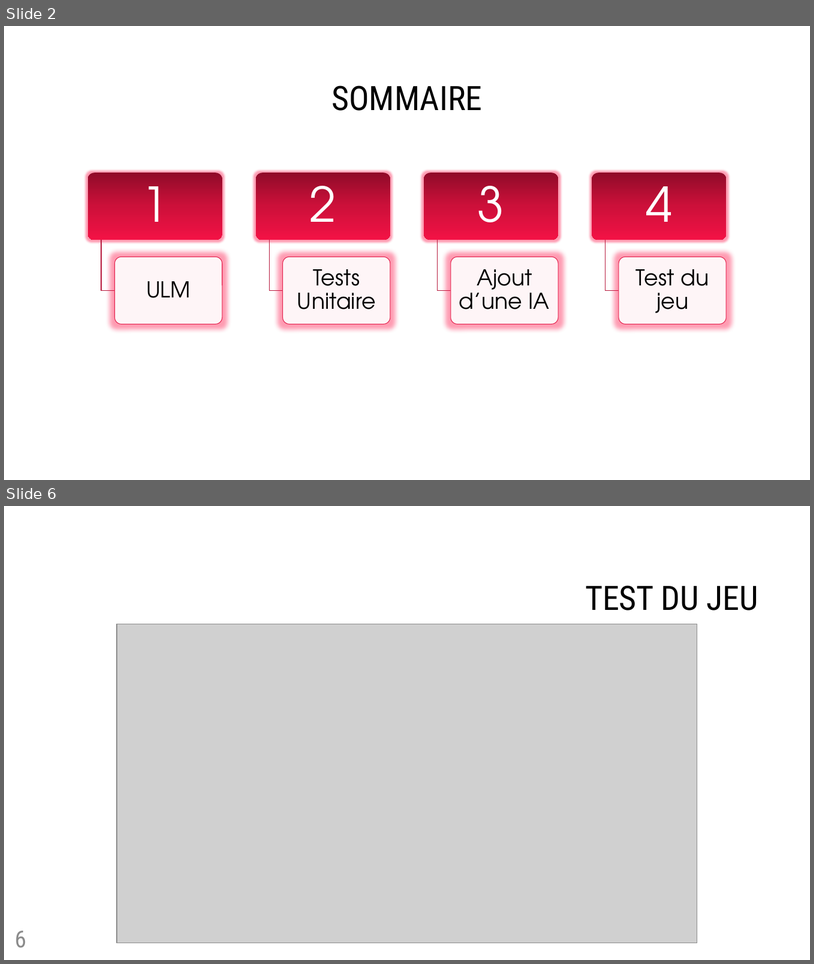
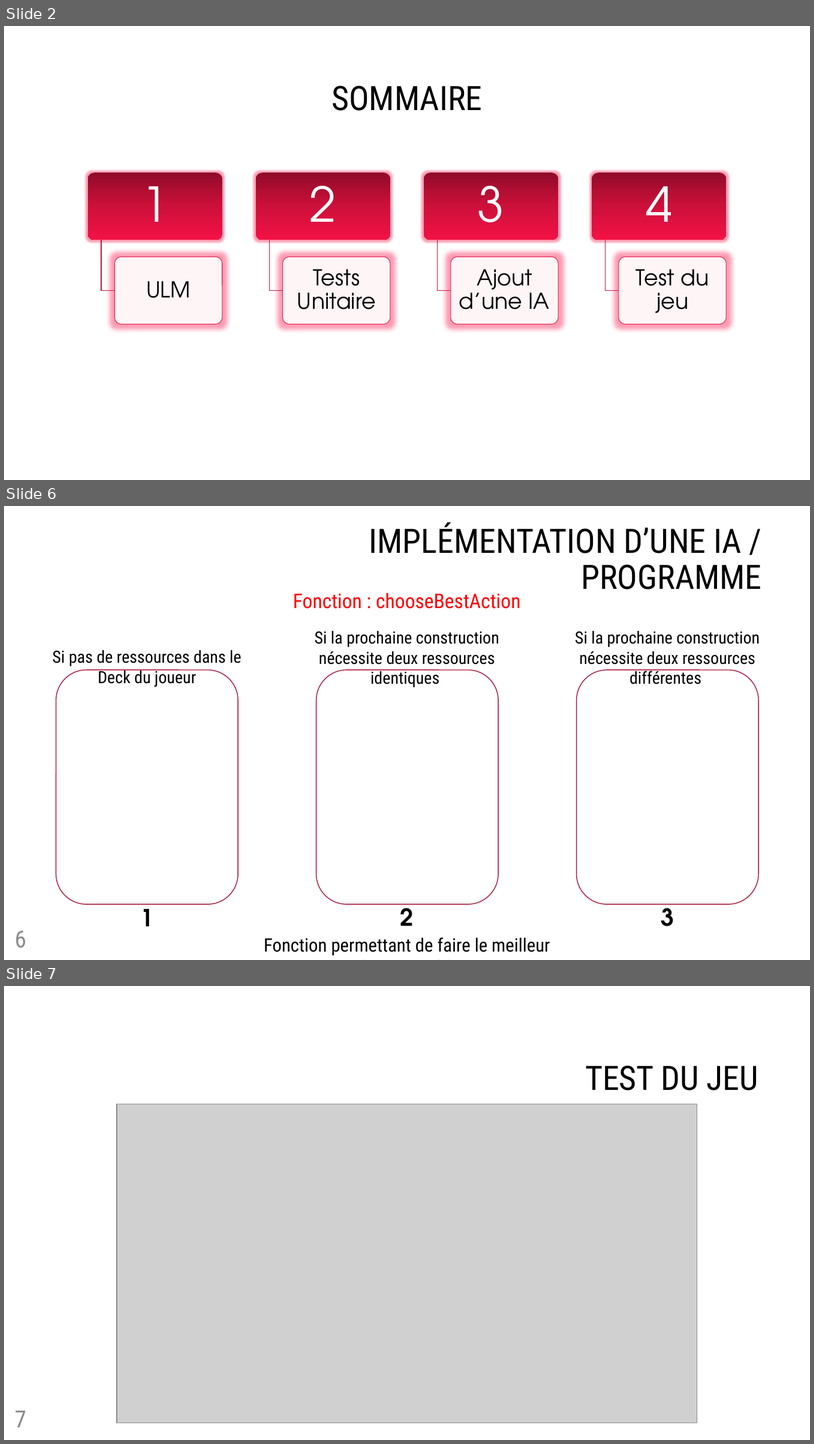
Before and after one commit to Sofiane-Sif/7WondersArchitect, a slide deck: Soutenance-Java.pptx. Shown one above the other, each under a label of ours: slides 2 and 6 before the commit, slides 2, 6 and 7 after it; the slides between them are not shown. The pictures are 814x964 and 814x1444 pixels, drawn with LibreOffice and Linux fonts; fonts in the diff are those of the drawing; grey boxes stand for pictures; background and template pictures are left out. Boxes give left, top, right and bottom in pixels: in the first picture for what was removed or moved away, otherwise in the second. Text is boxed around its words. In the diff, an @@ line names an element or a change of style, - is before the commit and + after.

```diff
--- a/Soutenance-Java.pptx
+++ b/Soutenance-Java.pptx
@@ slide 6 added at (x1=4, y1=506, x2=810, y2=960), background #FFFFFF @@
@@ title added at (x1=369, y1=522, x2=762, y2=589), 40 pt, text #000000 @@
+IMPLÉMENTATION D’UNE IA / PROGRAMME
@@ text added at (x1=293, y1=592, x2=521, y2=609), 24 pt, text #FF0000 @@
+Fonction : chooseBestAction
@@ text added at (x1=315, y1=631, x2=500, y2=687), 20 pt, text #000000 @@
+Si la prochaine construction nécessite deux ressources identiques
@@ text added at (x1=575, y1=631, x2=760, y2=684), 20 pt, text #000000 @@
+Si la prochaine construction nécessite deux ressources différentes
@@ text added at (x1=53, y1=650, x2=242, y2=687), 20 pt, text #000000 @@
+Si pas de ressources dans le Deck du joueur
@@ rounded rectangle added at (x1=56, y1=670, x2=238, y2=904), outline #A9193A 1 pt @@
@@ rounded rectangle added at (x1=317, y1=670, x2=499, y2=904), outline #A9193A 1 pt @@
@@ rounded rectangle added at (x1=577, y1=670, x2=759, y2=904), outline #A9193A 1 pt @@
@@ text added at (x1=140, y1=903, x2=153, y2=926), 28 pt, text #000000, bold @@
+1
@@ text added at (x1=401, y1=903, x2=414, y2=925), 28 pt, text #000000, bold @@
+2
@@ text added at (x1=661, y1=903, x2=674, y2=926), 28 pt, text #000000, bold @@
+3
@@ page number added at (x1=15, y1=930, x2=26, y2=948), 28 pt, text #8C8C8C @@
+6
@@ text added at (x1=264, y1=937, x2=550, y2=955), 22 pt, text #000000 @@
+Fonction permettant de faire le meilleur choix possible
@@ what was slide 6 is now slide 7 @@
@@ page number at (x1=15, y1=1410, x2=26, y2=1427): text changed @@
-6
+7
```
Also in this commit, not shown: 3 slides changed, 1 other file.
